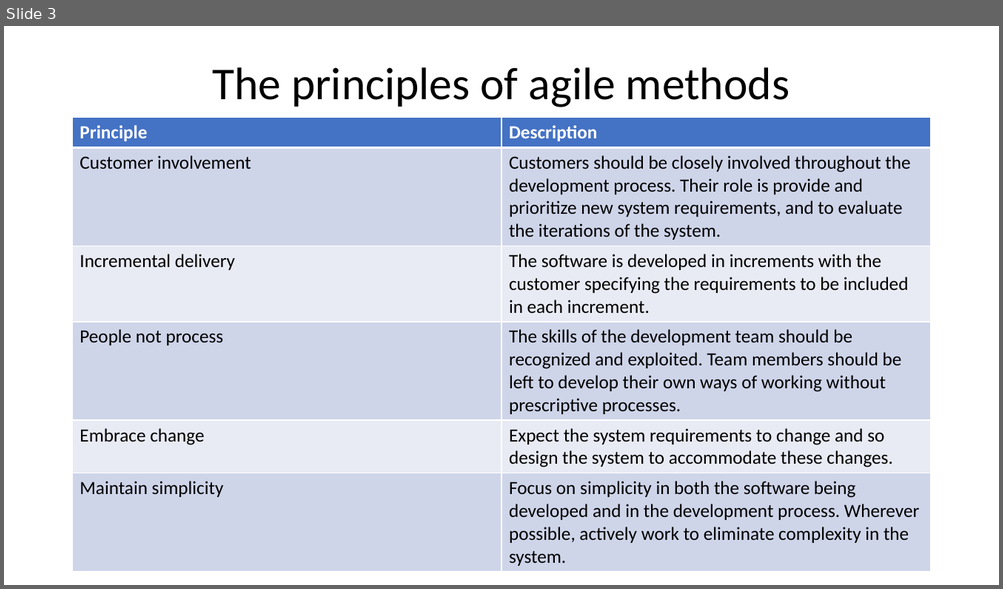
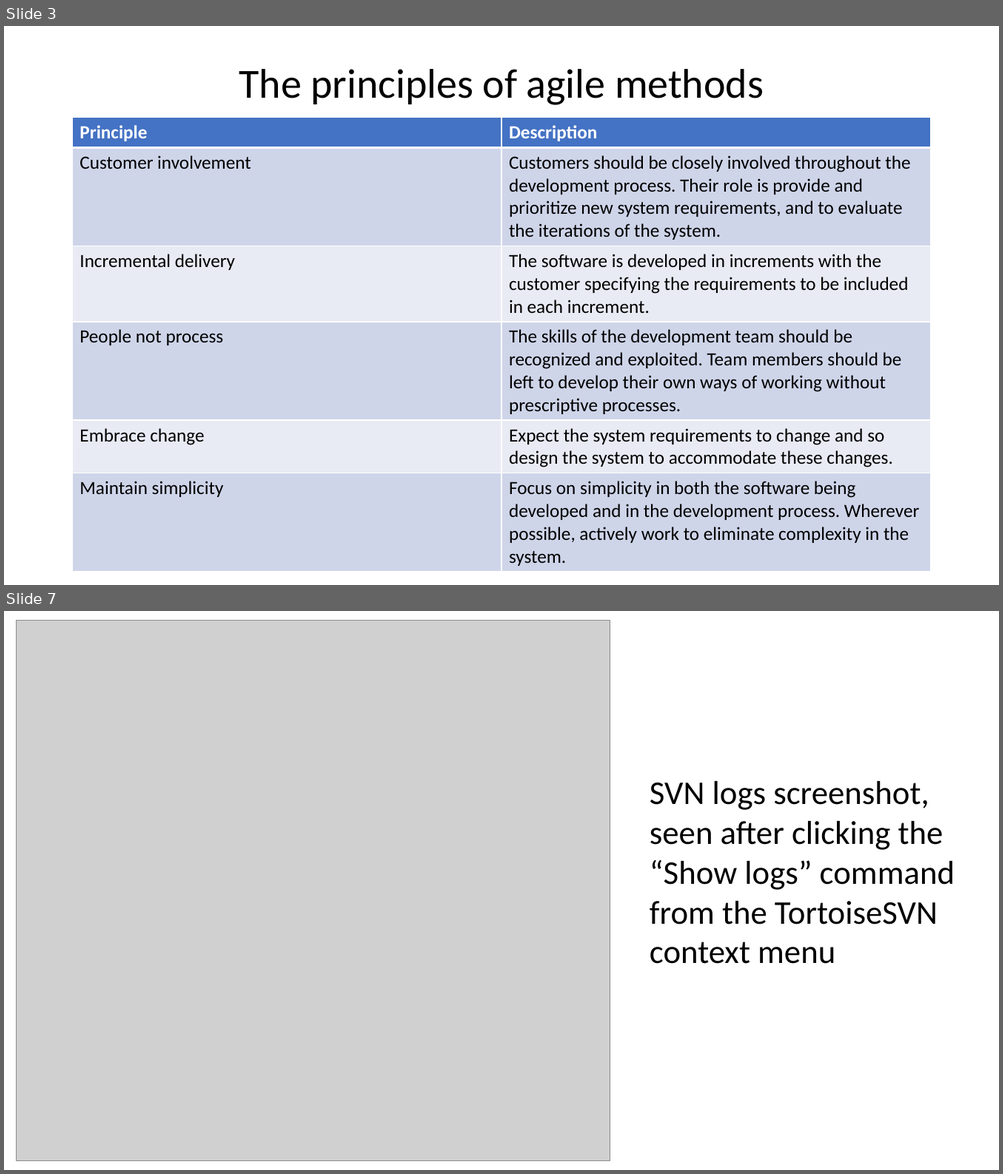
Before and after one commit to crioflorido/AgileSoftwareDevelopment, a slide deck: Agile Development.pptx. Shown one above the other, each under a label of ours: slide 3 before the commit, slides 3 and 7 after it; the slides between them are not shown. The pictures are 1003x589 and 1003x1174 pixels, drawn with LibreOffice and Linux fonts; fonts in the diff are those of the drawing; grey boxes stand for pictures. Boxes give left, top, right and bottom in pixels: in the first picture for what was removed or moved away, otherwise in the second. Text is boxed around its words. In the diff, an @@ line names an element or a change of style, - is before the commit and + after.

```diff
--- a/Agile Development.pptx
+++ b/Agile Development.pptx
@@ slide 7 added at (4, 611, 999, 1170), background #FFFFFF @@
@@ picture added at (17, 620, 610, 1161) @@
@@ text added at (649, 781, 954, 964), 32 pt, text #000000 @@
+SVN logs screenshot, seen after clicking the “Show logs” command from the TortoiseSVN context menu
@@ slide 3 changed as well @@
@@ title "The principles of agile methods" at (239, 69, 763, 105): size 44 to 40 pt @@
```
Also in this commit, not shown: 1 other slide changed, 6 other slides added, 1 slide removed, 4 other files.
